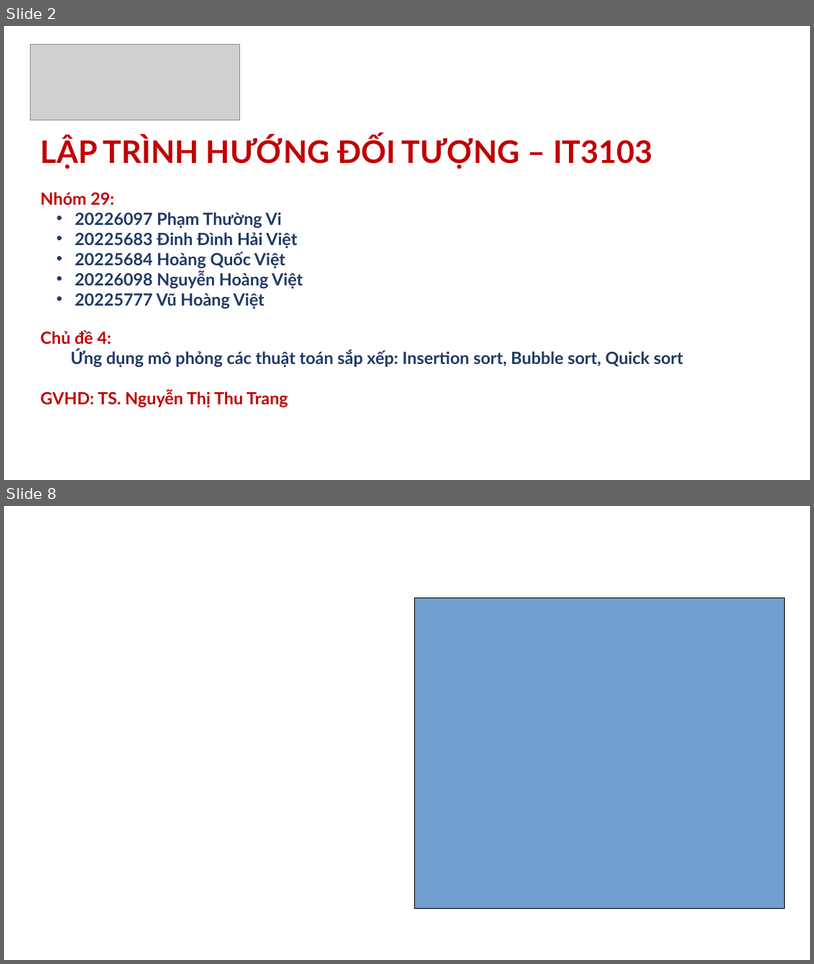
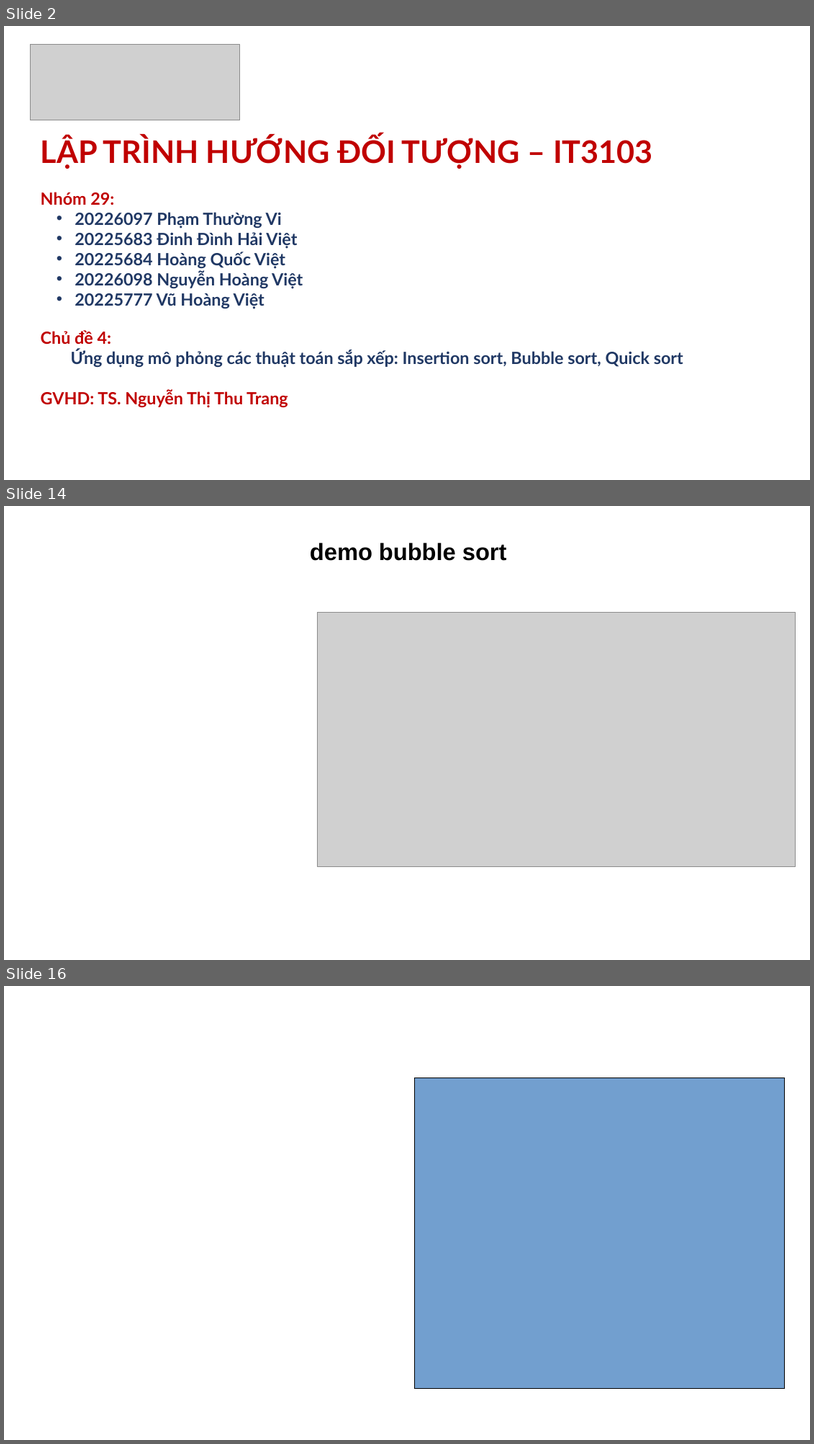
Before and after one commit to vitegod/LTHDT.20241-29, a slide deck: presentation/Slide_Nhóm 29.pptx. Shown one above the other, each under a label of ours: slides 2 and 8 before the commit, slides 2, 14 and 16 after it; the slides between them are not shown. The pictures are 814x964 and 814x1444 pixels, drawn with LibreOffice and Linux fonts; fonts in the diff are those of the drawing; grey boxes stand for pictures; background and template pictures are left out. Boxes give left, top, right and bottom in pixels: in the first picture for what was removed or moved away, otherwise in the second. Text is boxed around its words. In the diff, an @@ line names an element or a change of style, - is before the commit and + after.

```diff
--- a/presentation/Slide_Nhóm 29.pptx
+++ b/presentation/Slide_Nhóm 29.pptx
@@ slide 14 added at box(4, 506, 810, 960), background picture (left out) @@
@@ title added at box(310, 543, 507, 561), 28 pt, text #000000, bold @@
+demo bubble sort
@@ picture added at box(317, 613, 796, 867) @@
@@ what was slide 8 is now slide 16 @@
```
Also in this commit, not shown: 12 other slides added, 5 slides removed.
